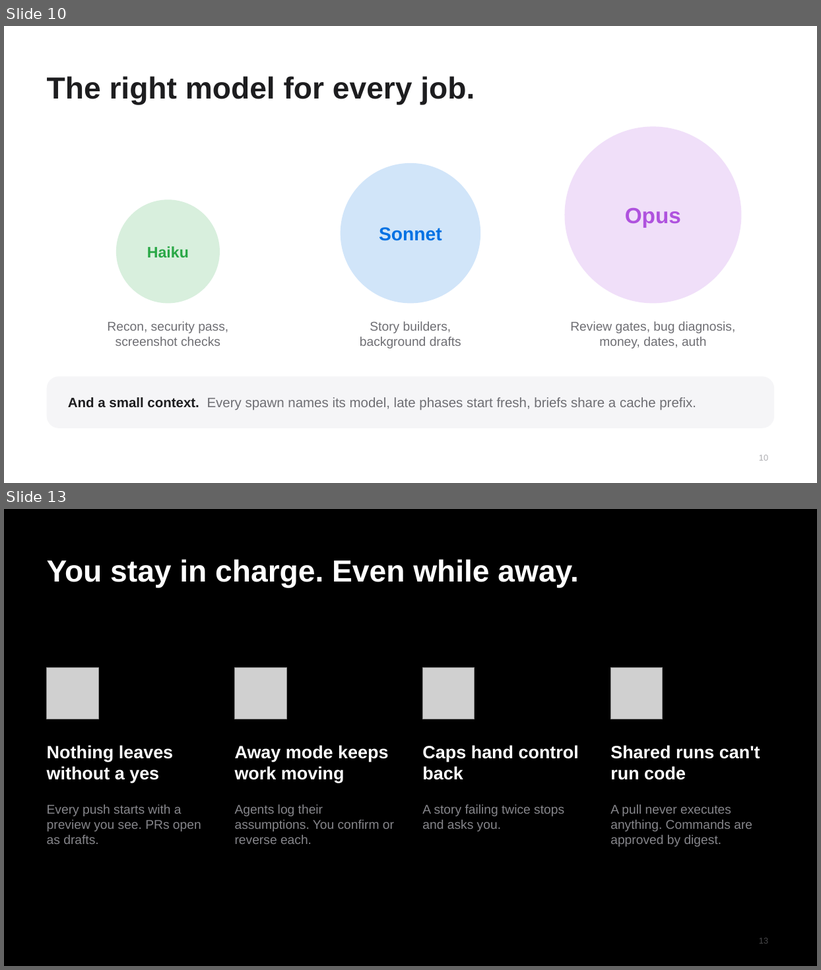
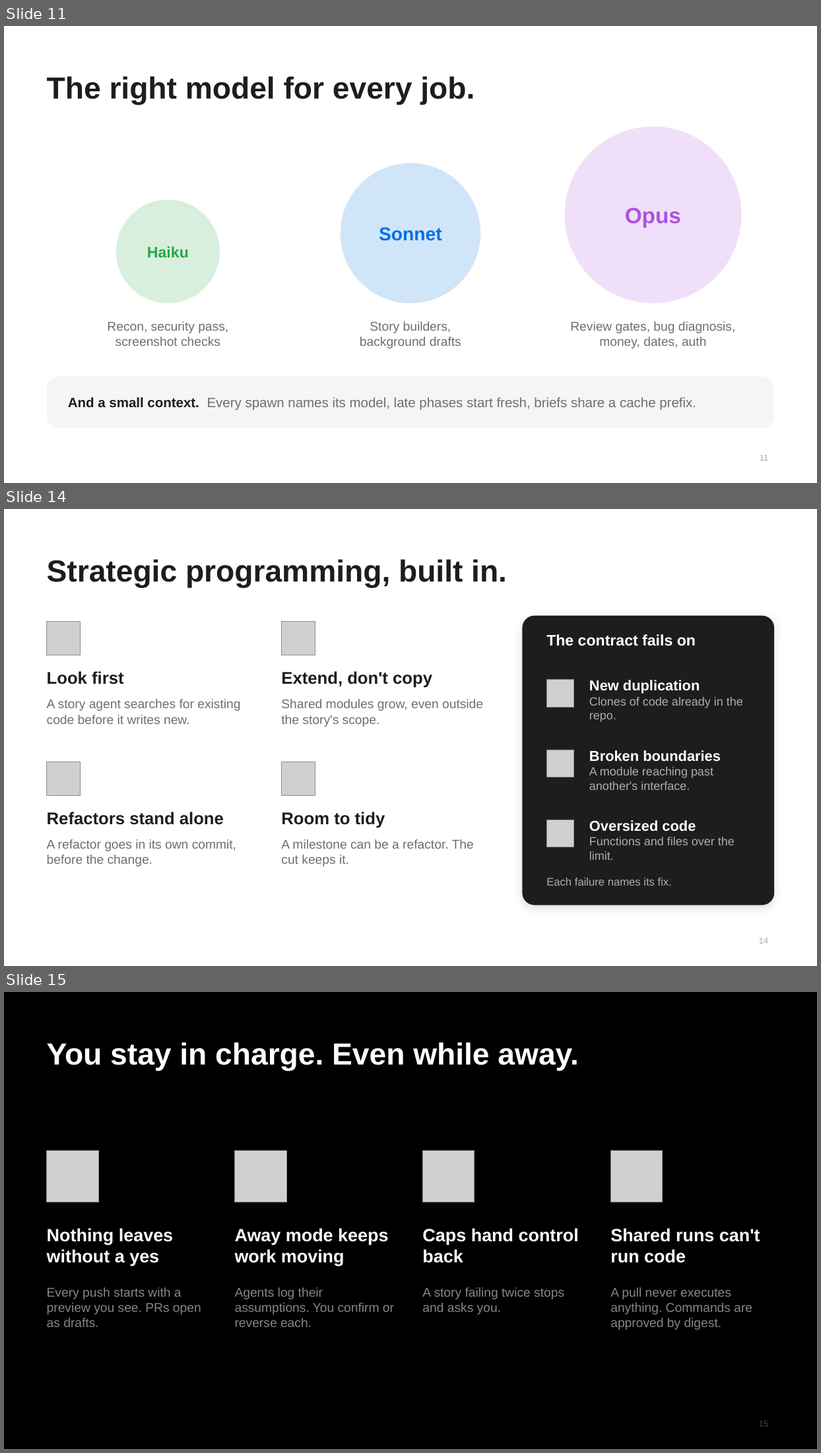
Before and after one commit to warriv93/podium-dashboard, a slide deck: docs/podium-deck.pptx. Shown one above the other, each under a label of ours: slides 10 and 13 before the commit, slides 11, 14 and 15 after it; the slides between them are not shown. The pictures are 821x970 and 821x1453 pixels, drawn with LibreOffice and Linux fonts; fonts in the diff are those of the drawing; grey boxes stand for pictures. Boxes give left, top, right and bottom in pixels: in the first picture for what was removed or moved away, otherwise in the second. Text is boxed around its words. In the diff, an @@ line names an element or a change of style, - is before the commit and + after.

```diff
--- a/docs/podium-deck.pptx
+++ b/docs/podium-deck.pptx
@@ slide 14 added at (x1=4, y1=509, x2=817, y2=966), background #FFFFFF @@
@@ title added at (x1=47, y1=559, x2=507, y2=588), 36 pt, text #1D1D1F, bold @@
+Strategic programming, built in.
@@ picture added at (x1=47, y1=622, x2=81, y2=656) @@
@@ picture added at (x1=282, y1=622, x2=315, y2=656) @@
@@ rounded rectangle added at (x1=523, y1=616, x2=774, y2=906), fill #1D1D1F @@
@@ text added at (x1=547, y1=634, x2=696, y2=646), 18 pt, text #FFFFFF, bold @@
+The contract fails on
@@ text added at (x1=47, y1=671, x2=124, y2=685), 20 pt, text #1D1D1F, bold @@
+Look first
@@ text added at (x1=281, y1=671, x2=432, y2=688), 20 pt, text #1D1D1F, bold @@
+Extend, don't copy
@@ picture added at (x1=547, y1=680, x2=574, y2=707) @@
@@ text added at (x1=589, y1=680, x2=743, y2=722), 14 pt, text #AEAEB2 @@
+New duplication
+Clones of code already in the repo.
@@ text added at (x1=47, y1=699, x2=240, y2=724), 15 pt, text #6E6E73 @@
+A story agent searches for existing code before it writes new.
@@ text added at (x1=281, y1=699, x2=483, y2=727), 15 pt, text #6E6E73 @@
+Shared modules grow, even outside the story's scope.
@@ picture added at (x1=47, y1=762, x2=81, y2=795) @@
@@ picture added at (x1=282, y1=762, x2=315, y2=795) @@
@@ picture added at (x1=547, y1=750, x2=574, y2=778) @@
@@ text added at (x1=589, y1=751, x2=721, y2=790), 14 pt, text #AEAEB2 @@
+Broken boundaries
+A module reaching past another's interface.
@@ text added at (x1=47, y1=812, x2=224, y2=825), 20 pt, text #1D1D1F, bold @@
+Refactors stand alone
@@ text added at (x1=281, y1=812, x2=385, y2=828), 20 pt, text #1D1D1F, bold @@
+Room to tidy
@@ picture added at (x1=547, y1=820, x2=574, y2=848) @@
@@ text added at (x1=589, y1=821, x2=735, y2=860), 14 pt, text #AEAEB2 @@
+Oversized code
+Functions and files over the limit.
@@ text added at (x1=47, y1=840, x2=236, y2=867), 15 pt, text #6E6E73 @@
+A refactor goes in its own commit, before the change.
@@ text added at (x1=281, y1=840, x2=474, y2=867), 15 pt, text #6E6E73 @@
+A milestone can be a refactor. The cut keeps it.
@@ text added at (x1=547, y1=878, x2=672, y2=886), 13 pt, text #AEAEB2 @@
+Each failure names its fix.
@@ page number added at (x1=759, y1=938, x2=768, y2=944), 10 pt, text #AEAEB2 @@
+14
@@ what was slide 10 is now slide 11 @@
@@ page number at (x1=760, y1=455, x2=768, y2=461): text changed @@
-10
+11
@@ what was slide 13 is now slide 15 @@
@@ page number at (x1=759, y1=1421, x2=768, y2=1427): text changed @@
-13
+15
```
Also in this commit, not shown: 6 slides changed, 1 other slide added, 3 other files.
